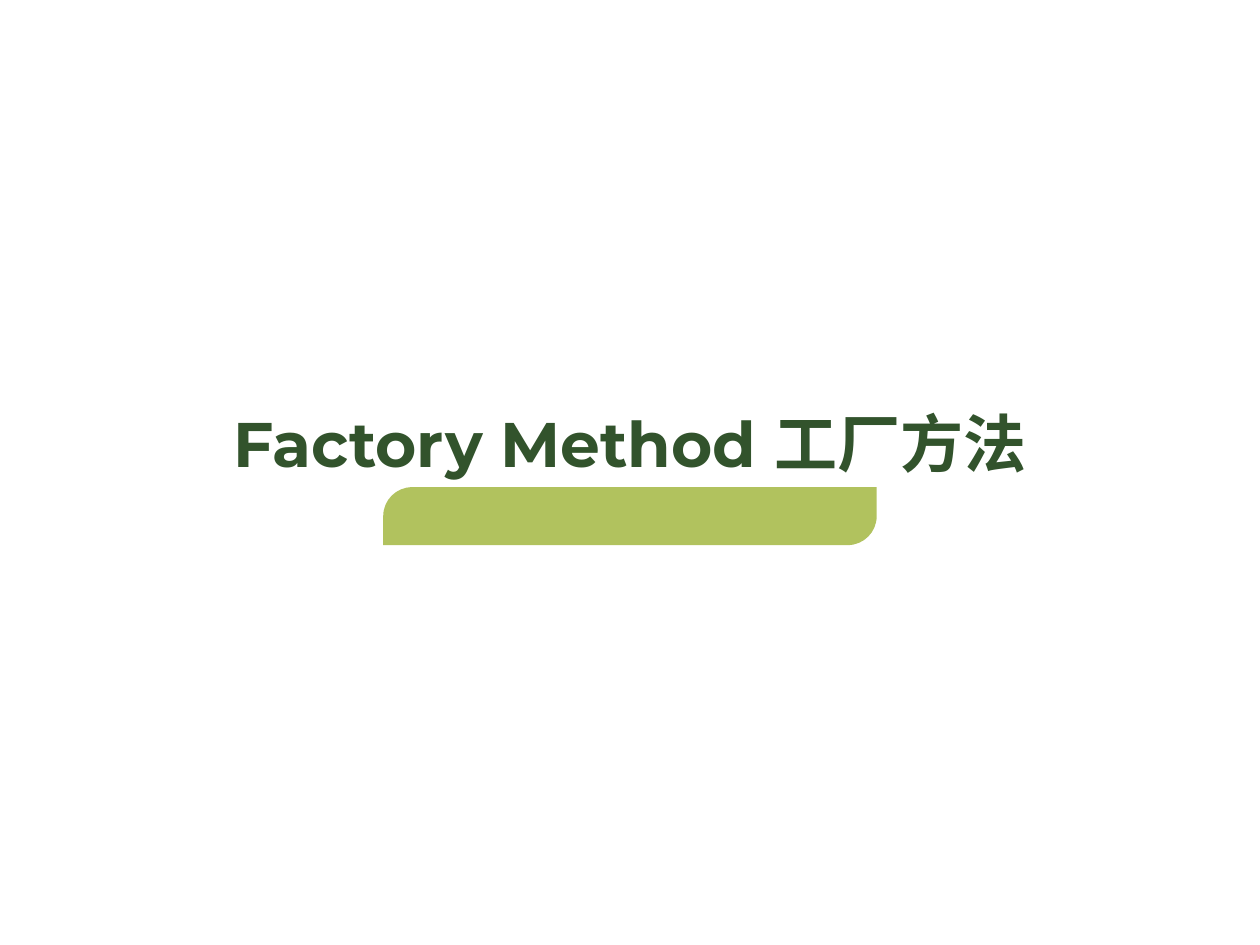
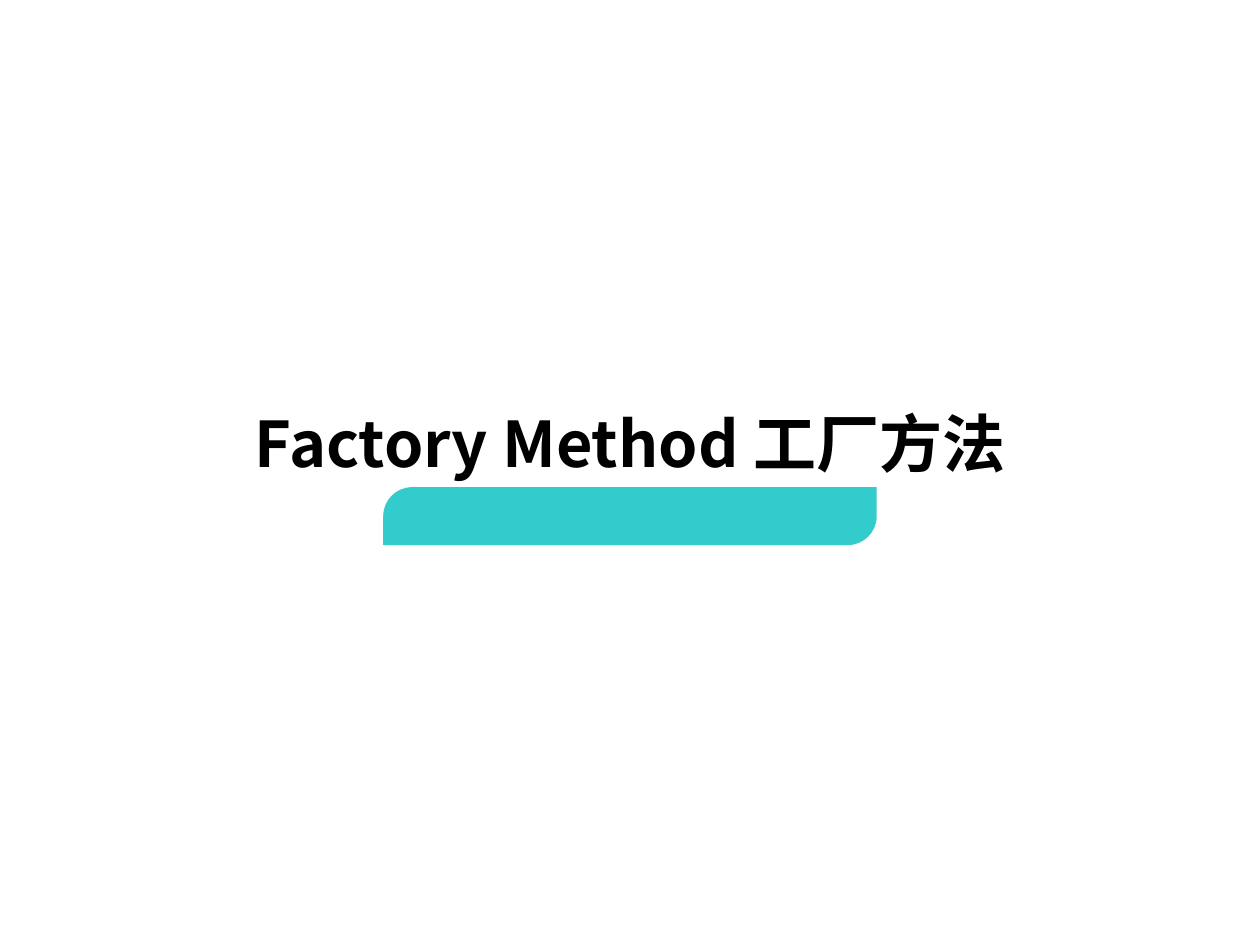
Before and after one commit to PlumpMath/DesignPattern-108, a slide deck: slide 22 of doc/Design Pattern.ppt. Drawn at 1260x945 pixels with LibreOffice and Linux fonts; fonts in the diff are those of the drawing. Boxes give left, top, right and bottom in pixels: in the first picture for what was removed or moved away, otherwise in the second. Text is boxed around its words. In the diff, an @@ line names an element or a change of style, - is before the commit and + after.

```diff
--- a/doc/Design Pattern.ppt
+++ b/doc/Design Pattern.ppt
@@ text "Factory Method 工厂方法" at bbox=[255, 412, 1005, 481]: font Montserrat to Noto Sans CJK SC, text colour #32532C to #000000 @@
@@ freeform shape at bbox=[383, 488, 877, 546]: fill #B1C25E to #33CCCC @@
```
Also in this commit, not shown: 12 other slides changed.
